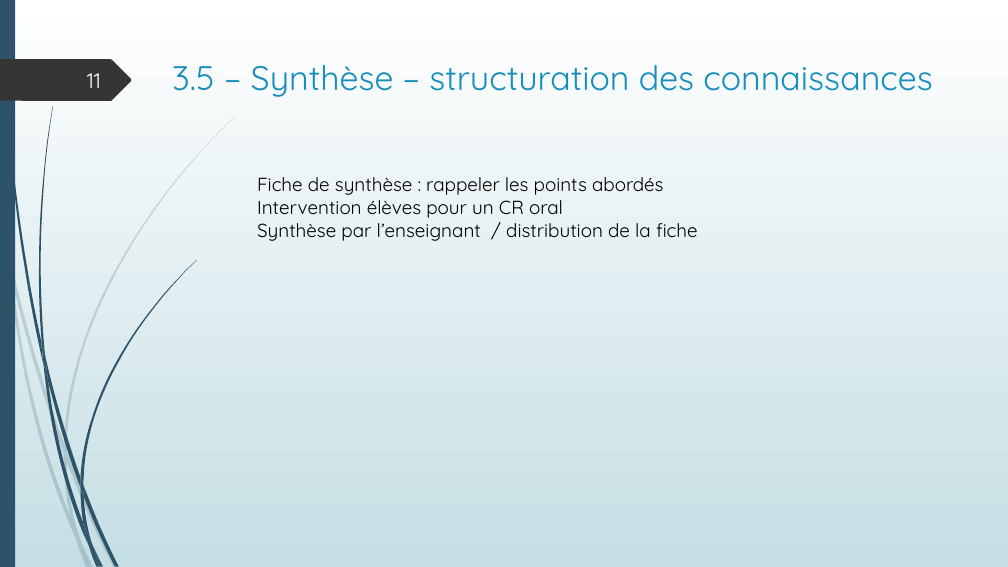
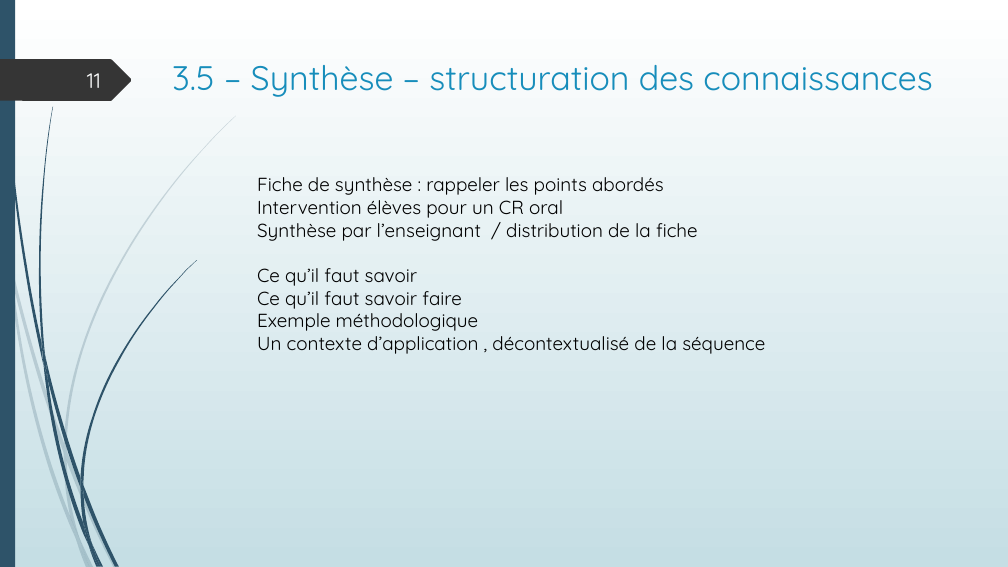
Before and after one commit to SdeuxiModeles/Modeles, a slide deck: slide 11 of N1.pptx. Drawn at 1008x567 pixels with LibreOffice and Linux fonts; fonts in the diff are those of the drawing. Boxes give left, top, right and bottom in pixels: in the first picture for what was removed or moved away, otherwise in the second. Text is boxed around its words. In the diff, an @@ line names an element or a change of style, - is before the commit and + after.

```diff
--- a/N1.pptx
+++ b/N1.pptx
@@ text at (257,268,765,354): paragraphs added @@
+Ce qu’il faut savoir
+Ce qu’il faut savoir faire
+Exemple méthodologique
+Un contexte d’application , décontextualisé de la séquence
```
Also in this commit, not shown: 5 other slides changed.
